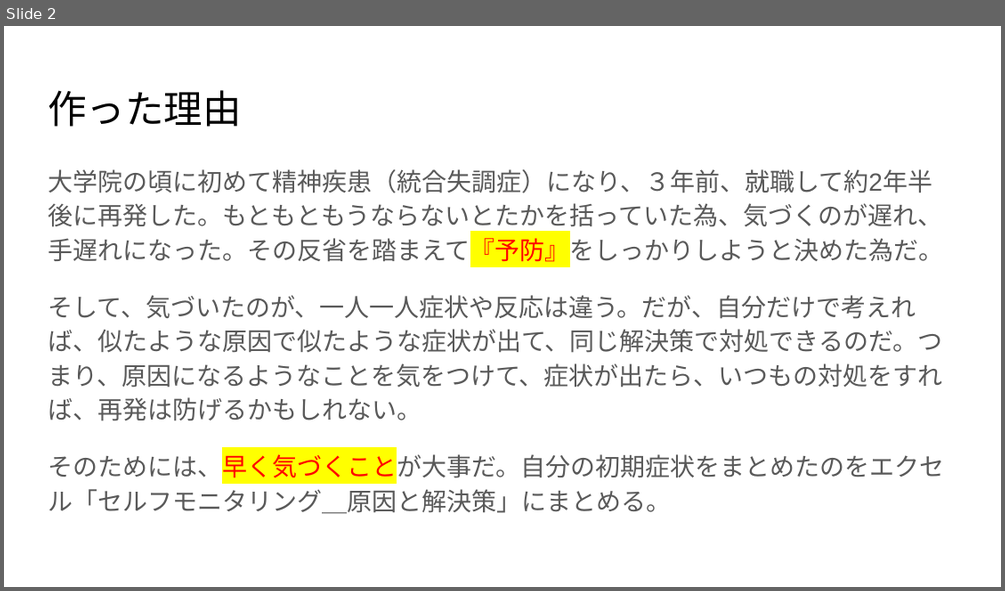
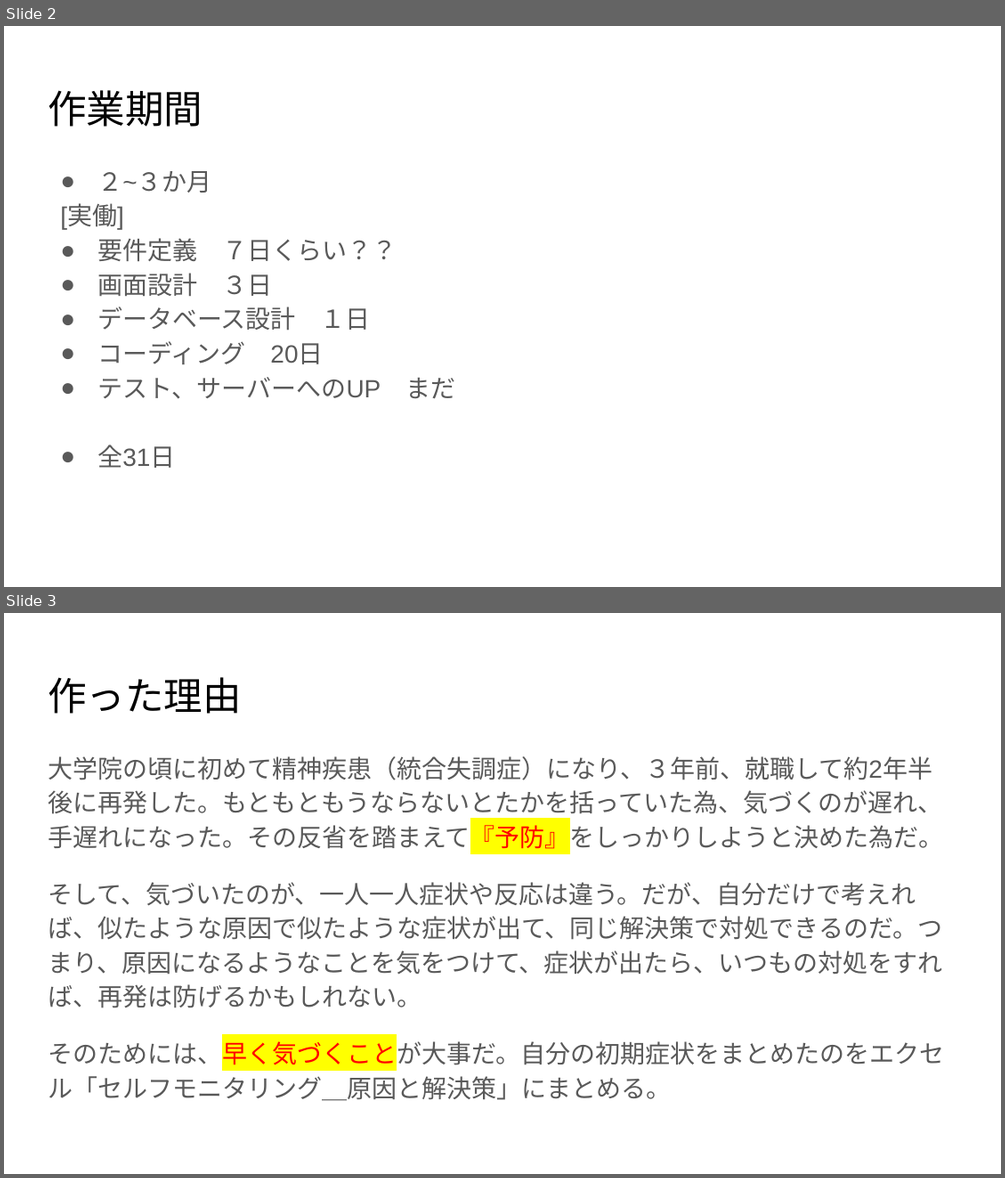
Before and after one commit to masabolic/self_monitoring, a slide deck: doc/NASA+1のポートフォリオ発表.pptx. Shown one above the other, each under a label of ours: slide 2 before the commit, slides 2 and 3 after it. The pictures are 1005x591 and 1005x1178 pixels, drawn with LibreOffice and Linux fonts; fonts in the diff are those of the drawing. Boxes give left, top, right and bottom in pixels: in the first picture for what was removed or moved away, otherwise in the second. Text is boxed around its words. In the diff, an @@ line names an element or a change of style, - is before the commit and + after.

```diff
--- a/doc/NASA+1のポートフォリオ発表.pptx
+++ b/doc/NASA+1のポートフォリオ発表.pptx
@@ slide 2 added at (4, 26, 1001, 587), background #FFFFFF @@
@@ title added at (48, 90, 202, 127), 28 pt, text #000000 @@
+作業期間
@@ text added at (60, 171, 455, 467), 18 pt, text #595959 @@
+● ２~３か月
+[実働]
+● 要件定義 ７日くらい？？
+● 画面設計 ３日
+● データベース設計 １日
+● コーディング 20日
+● テスト、サーバーへのUP まだ
+● 全31日
@@ what was slide 2 is now slide 3 @@
```
Also in this commit, not shown: 2 slides changed.
